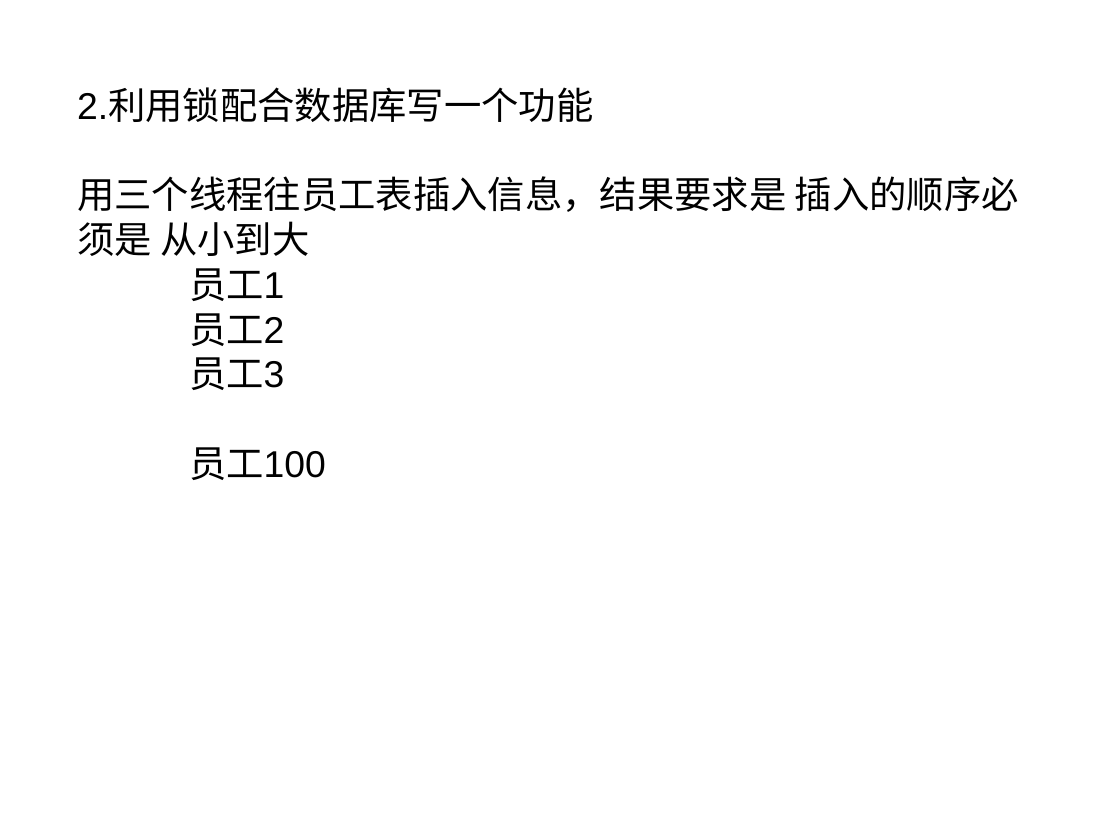
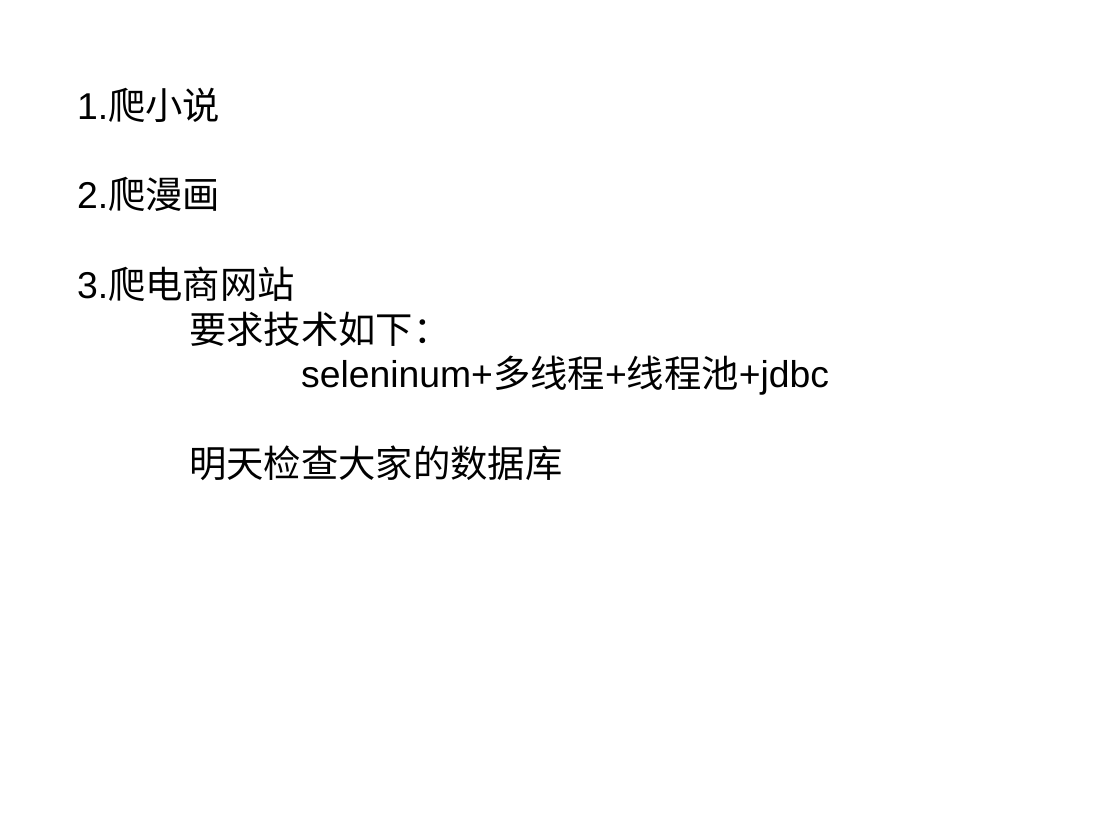
Before and after one commit to ywz147258/mnuSE1802, a slide deck: slide 1 of 1.ppt. Drawn at 1120x840 pixels with LibreOffice and Linux fonts; fonts in the diff are those of the drawing. Boxes give left, top, right and bottom in pixels: in the first picture for what was removed or moved away, otherwise in the second. Text is boxed around its words. In the diff, an @@ line names an element or a change of style, - is before the commit and + after.

```diff
--- a/1.ppt
+++ b/1.ppt
@@ text at <box>77,89,829,480</box>: text changed @@
-2.利用锁配合数据库写一个功能
-用三个线程往员工表插入信息，结果要求是 插入的顺序必须是 从小到大
-员工1
-员工2
-员工3
-员工100
+1.爬小说
+2.爬漫画
+3.爬电商网站
+要求技术如下：
+seleninum+多线程+线程池+jdbc
+明天检查大家的数据库
```
Also in this commit, not shown: 1 other file.
